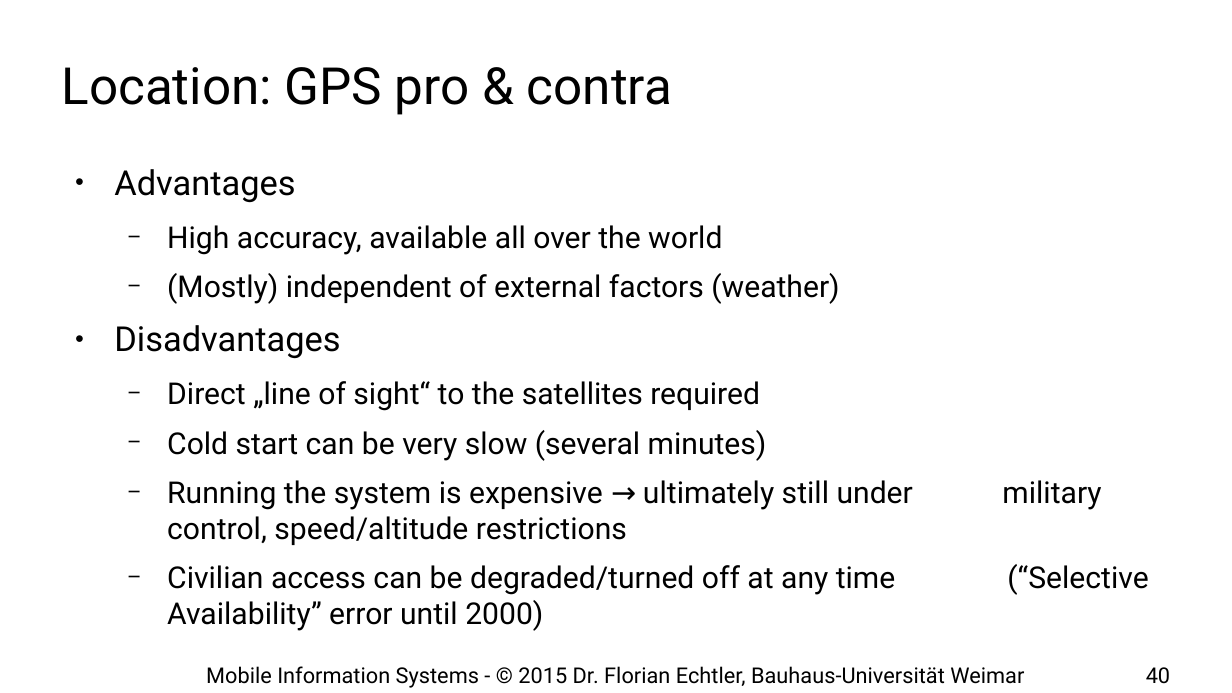
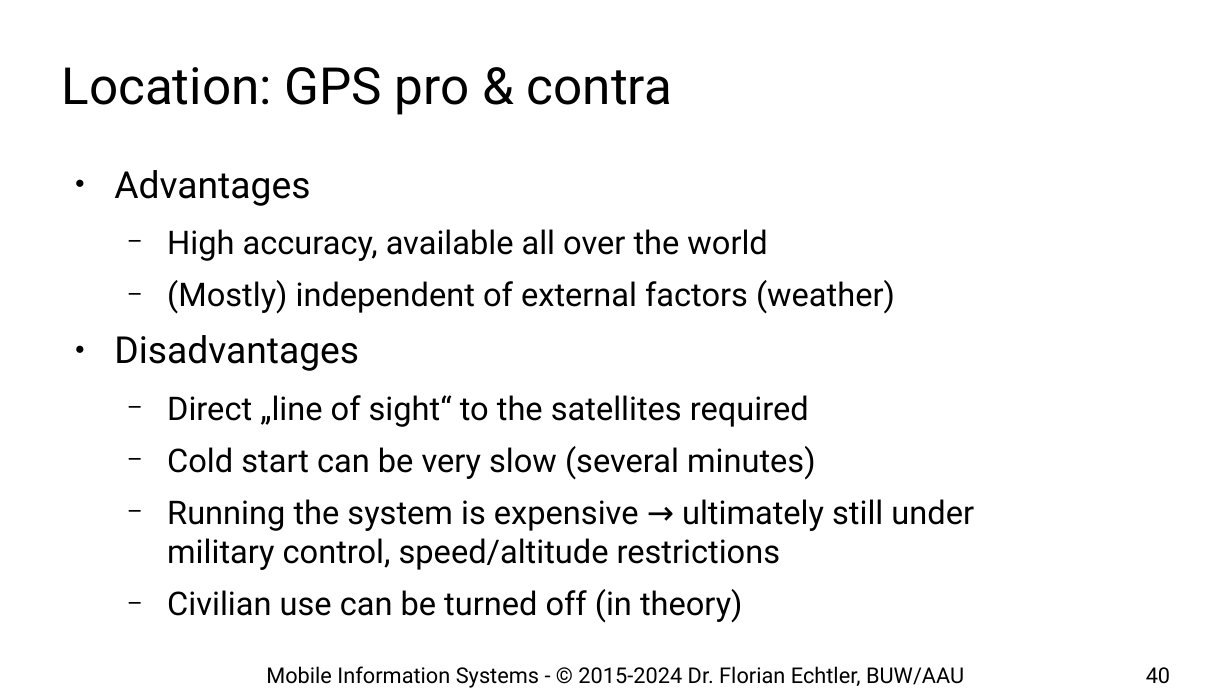
Before and after one commit to floe/mobile-information-systems, a slide deck: slide 40 of 03-networks-and-location.odp. Drawn at 1232x693 pixels with LibreOffice and Linux fonts; fonts in the diff are those of the drawing; background and template pictures are left out. Boxes give left, top, right and bottom in pixels: in the first picture for what was removed or moved away, otherwise in the second. Text is boxed around its words. In the diff, an @@ line names an element or a change of style, - is before the commit and + after.

```diff
--- a/03-networks-and-location.odp
+++ b/03-networks-and-location.odp
@@ text at (114, 170, 974, 570): size 22.2 to 24 pt in "Advantages", "Disadvantages"; size 19.4 to 21 pt in "High accuracy, available all over the world", "(Mostly) independent of external factors (weather)", "Direct „line of sight“ to the satellites ...", "Cold start can be very slow (several ..." and 1 more places @@
@@ text at (167, 589, 743, 623): text changed; size 19.4 to 21 pt @@
-  − Civilian access can be degraded/turned off at any time (“Selective Availability” error until 2000)
+  − Civilian use can be turned off (in theory)
@@ text at (266, 666, 964, 688): text changed @@
-Mobile Information Systems - © 2015 Dr. Florian Echtler, Bauhaus-Universität Weimar
+Mobile Information Systems - © 2015-2024 Dr. Florian Echtler, BUW/AAU
```
Also in this commit, not shown: 73 other slides changed, 1 other file.
